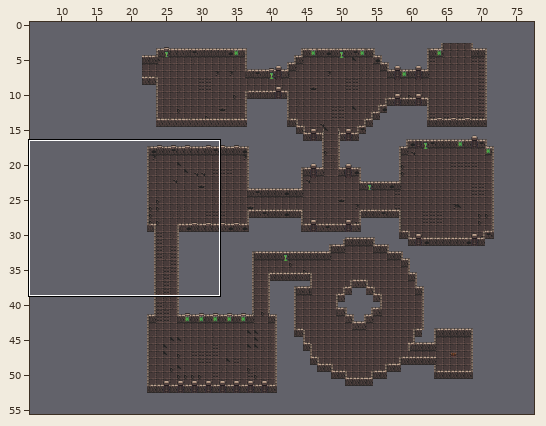
An edit to a level. Tiled map (JSON), res/level/demon_ruin.json. The first picture is a wide view before the edit; the outline marks the close-up.
Close-up. As it was:
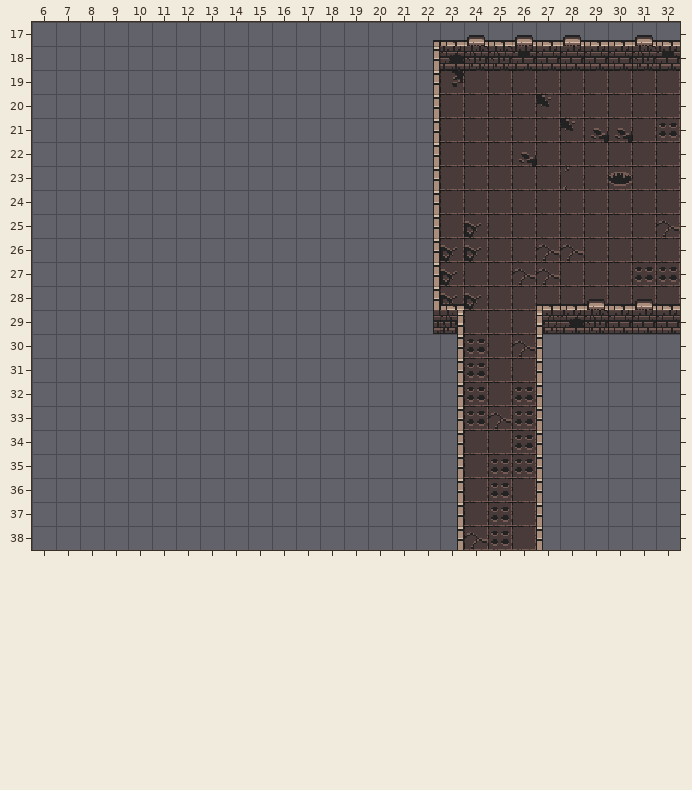
Cells are 16x16 px. Shown: x 6..32, y 17..38. The commit also changed other parts of the map, which this record leaves out. The old version is drawn lined up with the new one.
The result:
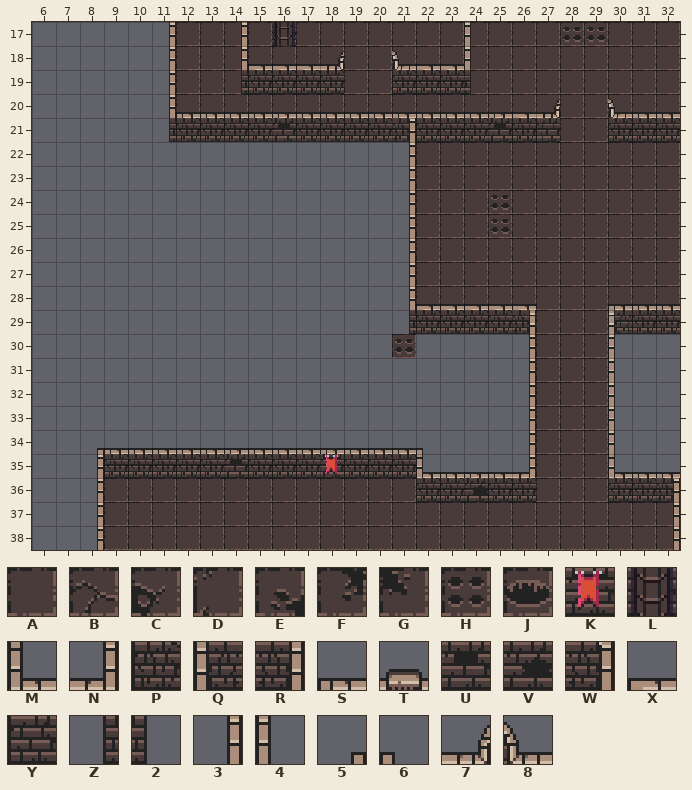
Key: from "titleset": A 0, B 1, C 3, D 4, E 5, F 6, G 7, H 9, J 13, K 15, L 17, M 19, N 20, P 21, Q 23, R 24, S 25, T 40, U 43, V 44, W 48, X 49, Y 51, Z 54, 2 55, 3 56, 4 57, 5 58, 6 59, 7 63, 8 64.
_ is an empty cell, # one hidden under a higher layer, . an unchanged one.
Tiles of an added or newly shown layer are drawn over the layers below it.
Changes in this commit:
map size 51x50 -> 80x60 cells (old content now starts at 22,3; both pictures use the new coordinates)
--- layer "floor"
@@ x 12..32 @@
-17 ____.________________
-18 _____________________
-19 ___....__..F.........
-20 ___________....G.....
-21 ................GEE.H
-22 .........._...E......
-23 .........._.....D.J..
-24 .........._..A.......
-25 .........._.CA......B
-26 .........._CC..BB....
-27 .........._C..BB...HH
-28 .........._CC........
+17 AAAA.AAAAAAAAAAAHHAAA
+18 AAAAAAAAAAAAAAAAAAAAA
+19 AAA....AA..#.........
+20 AAAAAAAAAAA....A.....
+21 ................AA#.#
+22 ..........A...A......
+23 ..........A.....A.A..
+24 ..........A..H.......
+25 ..........A.AH......A
+26 ..........AAA..AA....
+27 ..........AA..AA...AA
+28 ..........AAA........
@@ x 9..32 @@
-30 ............_..HAB___...
-31 ...............HAA___...
-32 ...............HAH___...
-33 ...............HBH___...
-34 ...............AAH___...
-35 ...............AHH___...
-36 _____________..AHA___...
-37 _______________.H.______
-38 _______________BH.______
+30 ............H..___AAA...
+31 ...............___AAA...
+32 ...............___AAA...
+33 ...............___AAA...
+34 ...............___AAA...
+35 ...............___AAA...
+36 AAAAAAAAAAAAA..___AAA...
+37 AAAAAAAAAAAAAAA.A.AAAAAA
+38 AAAAAAAAAAAAAAAAA.AAAAAA
--- layer "wall" (added)
@@ x 8..32 @@
-17 ..._.._._......._........
-18 ..._.._____..____........
-19 ..._.._____..____........
-20 ..._________________..___
-21 ..._________________..___
-22 ............._...........
-23 ............._...........
-24 ............._...........
-25 ............._...........
-26 ............._...........
-27 ............._...........
-28 .............______...._.
-29 .............______...___
-30 .................._..._..
-31 .................._..._..
-32 .................._..._..
-33 .................._..._..
-34 _______________..._..._..
-35 ___________________...___
-36 _............._____...___
-37 _......................._
-38 _......................._
+17 ...3..3.L.......4........
+18 ...3..3XXX7..8XX4........
+19 ...3..ZPPPP..PPP2........
+20 ...3SSSSSSSSSSSSSSX7..8SS
+21 ...ZPPPPUPPPPWPPPUPY..PPP
+22 .............3...........
+23 .............3...........
+24 .............3...........
+25 .............3...........
+26 .............3...........
+27 .............3...........
+28 .............3XXXXX....S.
+29 .............ZPPPPR...QPP
+30 ..................3...4..
+31 ..................3...4..
+32 ..................3...4..
+33 ..................3...4..
+34 5SSSSSSSSSSSSS6...3...4..
+35 3PPPPPUPPPKPPPMSSSN...MSS
+36 3.............PPVPP...PPW
+37 3.......................3
+38 3.......................3
--- layer "back-wall" (removed)
@@ x 22..32 @@
-17 5STSTSTSSTS
-18 3VPPUYYYYPU
-19 3..........
-20 3..........
-21 3..........
-22 3..........
-23 3..........
-24 3..........
-25 3..........
-26 3..........
-27 3..........
-28 3..........
+17 ___________
+18 ___________
+19 _..........
+20 _..........
+21 _..........
+22 _..........
+23 _..........
+24 _..........
+25 _..........
+26 _..........
+27 _..........
+28 _..........
@@ x 23..27 @@
-31 3...4
-32 3...4
-33 3...4
-34 3...4
-35 3...4
-36 3...4
-37 3...4
-38 3...4
+31 _..._
+32 _..._
+33 _..._
+34 _..._
+35 _..._
+36 _..._
+37 _..._
+38 _..._
--- layer "front-wall" (removed)
@@ x 22..32 @@
-28 .S...SST.T.
-29 ZR...QVPYYY
-30 .3...4.....
+28 ._...___._.
+29 __...______
+30 ._..._.....
Pixel boxes of the changes (left, top, right, bottom) in both close-ups:
changed: (97, 22, 680, 550)
